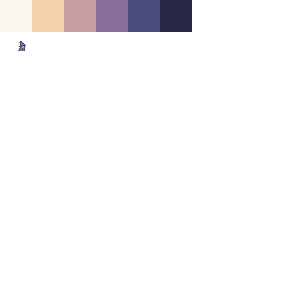
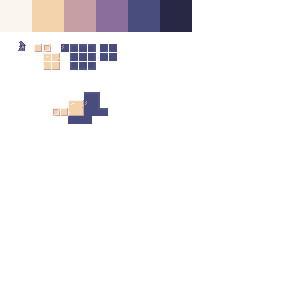
Comparing the layer stacks of the two 300px x 300px images. Changes:
painted on "Visible" over (17, 40, 117, 124)
